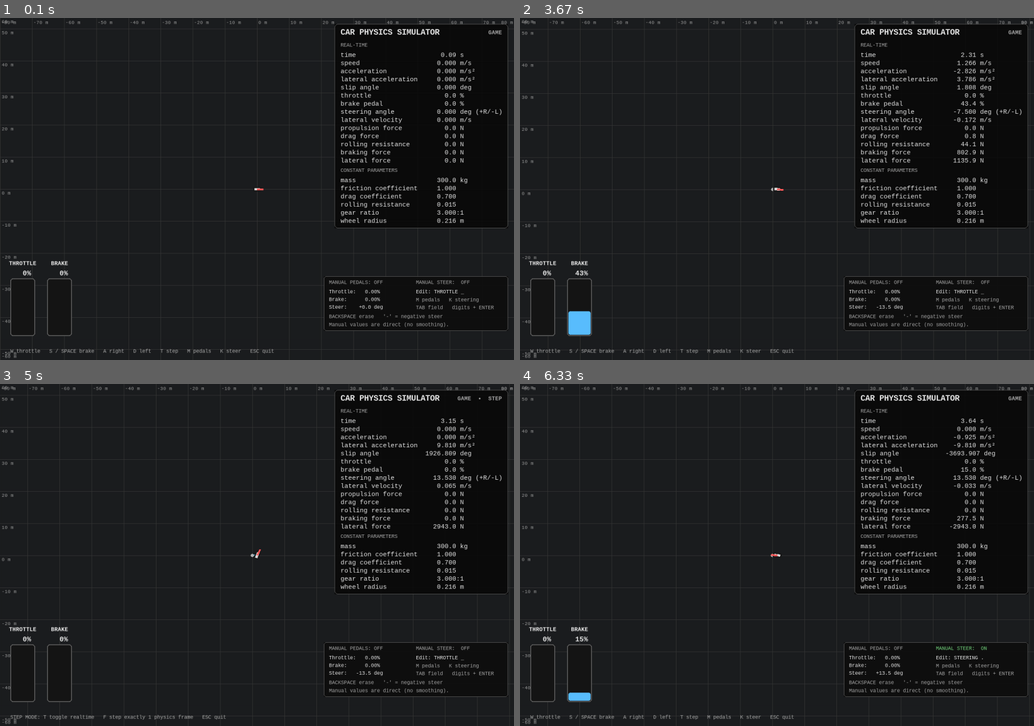
Above: before the commit, frames 1-4 (two rows, left to right).
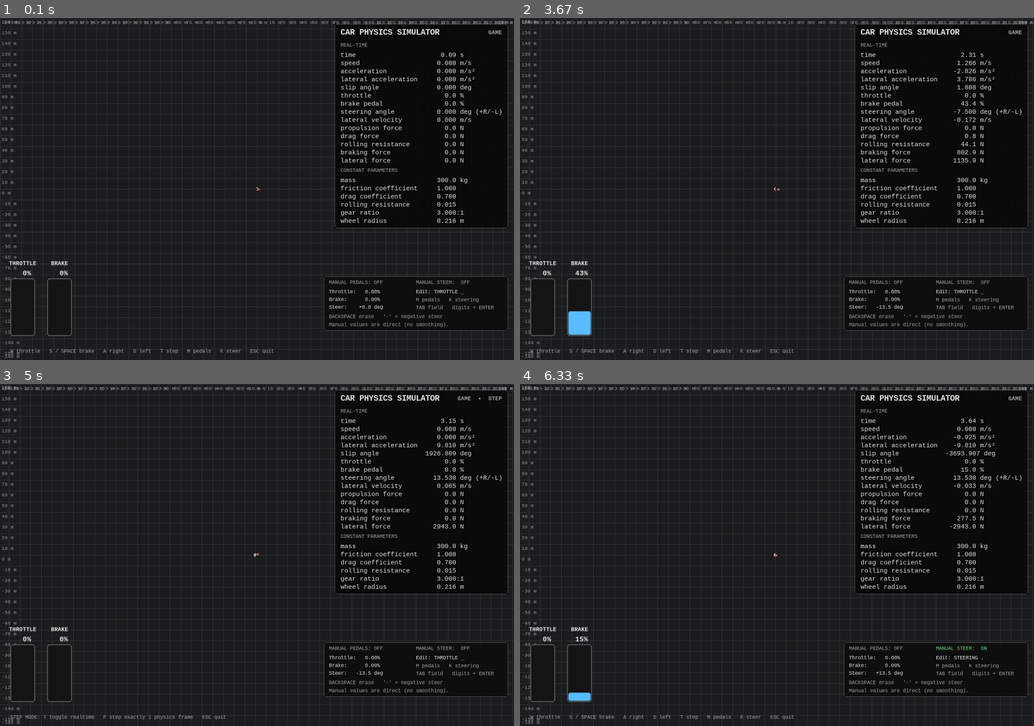
Above: after the commit, the same moments.

Repository: ICEHUB-ME/carsim
Game: pygame game, started from main.py game
Same seed, same stepped clock (60 frames per second), same inputs: the game is played once before the commit and once after it.
Inputs:
- Up to frame 1 (0.1 s): no input
- Up to frame 2 (3.67 s): hold D 0.33-0.8 s; hold W 0.88-1.18 s; hold D 1.22-1.68 s; hold A 1.72-2.25 s; tap T at 1.87, 3.2 s; hold S 2.28-2.58 s; tap K at 2.43, 3.6 s; hold A 2.62-3.02 s; hold W 3.05-3.42 s; hold S from 3.45 s (still down)
- Up to frame 3 (5 s): release S at 3.82 s; hold A 3.85-4.32 s; tap . at 4 s; hold D 4.35-4.82 s; tap T at 4.5 s; hold W from 4.85 s (still down)
- Up to frame 4 (6.33 s): tap K at 5 s; release W at 5.15 s; hold D 5.18-5.65 s; tap . at 5.33 s; hold A 5.68-6.22 s; tap T at 5.83 s; hold S from 6.25 s (still down)

The runs differ from the first frame. In frame 1, 0.8% of the frame differs, in the area x 0-100%, y 0-100%; in frame 2, 0.9%; in frame 3, 0.9%; in frame 4, 0.9%.

Commit message:
hiragana_i.csv

Diff:
--- a/config.py
+++ b/config.py
@@ -71,7 +71,7 @@
     steering_rate_deg: float = 90.0
     path_max_points: int = 20_000
     physics_accumulator_limit: float = 0.25
-    pixels_per_meter: float = 7.5
+    pixels_per_meter: float = 2.5
     grid_spacing_m: float = 10.0
 
     @property
--- a/generate_csv.py
+++ b/generate_csv.py
@@ -318,6 +318,15 @@
             )
         )
 
+    def at_before_finish(self, values, distance_m):
+        """Sample a route value without wrapping into the next lap."""
+        bounded_distance = np.clip(
+            distance_m,
+            self.distance_samples_m[0],
+            self.distance_samples_m[-1],
+        )
+        return float(np.interp(bounded_distance, self.distance_samples_m, values))
+
 # ============================================================================
 # Speed plan
 # ============================================================================
@@ -337,23 +346,40 @@
     return (_prop(1.0, v) - _drag(v) - _roll(v)) / MASS
 
 
-def plan_speed(path: TrackPath):
+def plan_speed(path: TrackPath, *, final_lap=False):
     k = np.maximum(path.kappa_eff, 1e-6)
     v_steer = STEER_USE * math.radians(MAX_STEER_DEG) / k
     v_grip = np.sqrt(A_LAT_MAX / k)
     v = np.minimum(np.minimum(v_steer, v_grip), V_TOP)
     n, ds = path.point_count, path.spacing_m
 
+    if final_lap:
+        # The finish is an open endpoint: the next lap's corner must not cause
+        # braking before the car crosses the finish line.
+        v[-1] = V_TOP
+
     for _ in range(3):
-        for i in range(2 * n - 1, -1, -1):          # braking (backward)
-            a, b = i % n, (i + 1) % n
+        backward_indices = range(n - 2, -1, -1) if final_lap else range(2 * n - 1, -1, -1)
+        for i in backward_indices:                   # braking (backward)
+            a, b = (i, i + 1) if final_lap else (i % n, (i + 1) % n)
             v[a] = min(v[a], math.sqrt(v[b] ** 2 + 2.0 * A_BRAKE_PLAN * ds))
-        for i in range(2 * n):                       # acceleration (forward)
-            a, b = i % n, (i + 1) % n
+        forward_indices = range(n - 1) if final_lap else range(2 * n)
+        for i in forward_indices:                    # acceleration (forward)
+            a, b = (i, i + 1) if final_lap else (i % n, (i + 1) % n)
             acc = max(0.05, A_ACCEL_SCALE * accel_full_throttle(v[a]))
             v[b] = min(v[b], math.sqrt(v[a] ** 2 + 2.0 * acc * ds))
-    dvds = (np.roll(v, -1) - np.roll(v, 1)) / (2.0 * ds)
+    if final_lap:
+        dvds = np.gradient(v, ds, edge_order=1)
+    else:
+        dvds = (np.roll(v, -1) - np.roll(v, 1)) / (2.0 * ds)
     return v, dvds
+
+
+def sample_route_value(path, values, distance_m, *, final_lap):
+    """Sample a plan cyclically, or clamp it at the final finish line."""
+    if final_lap:
+        return path.at_before_finish(values, distance_m)
+    return path.at(values, distance_m)
 
 
 def standing_start_table(ds, length):
@@ -404,6 +430,7 @@
 # ============================================================================
 def generate_controls(path: TrackPath):
     v_plan, dvds = plan_speed(path)
+    final_v_plan, final_dvds = plan_speed(path, final_lap=True)
     s_tab, v_tab = standing_start_table(1.0, path.length * 1.5)
     total_dist = NUM_LAPS * path.length
 
@@ -478,12 +505,18 @@
         if s_tot >= total_dist:
             break
 
+        final_lap = s_tot >= (NUM_LAPS - 1) * path.length
+        active_v_plan = final_v_plan if final_lap else v_plan
+        active_dvds = final_dvds if final_lap else dvds
+
         # ---- steering: curvature feed-forward with preview + feedback ----
         # At steady state, steering angle sets yaw rate in this lateral model.
         # slip -> 0 gives vy = steer*v and yaw rate = steer, so steer = k*v.
         t_lead = max(v, 0.0) * tau_lat + STEER_LEAD_EXTRA
         s_la = s_m + max(v, 0.0) * t_lead
-        k_ff = 0.0 if startup_mode else path.at(path.kappa, s_la)
+        k_ff = 0.0 if startup_mode else sample_route_value(
+            path, path.kappa, s_la, final_lap=final_lap
+        )
         delta_ff = k_ff * v                                      # rad
         gain = min(1.0, v / 4.0)
         k2 = wn * wn / max(v, 5.0)
@@ -508,15 +541,24 @@
                 - float(np.interp(lower_s, s_tab, v_tab))
             ) / max(upper_s - lower_s, 1e-6)
         else:
-            v_ref = path.at(v_plan, s_ref)
-            dv_ds = path.at(dvds, s_ref)
+            v_ref = sample_route_value(
+                path, active_v_plan, s_ref, final_lap=final_lap
+            )
+            dv_ds = sample_route_value(
+                path, active_dvds, s_ref, final_lap=final_lap
+            )
             v_ref = min(v_ref, float(np.interp(s_tot, s_tab, v_tab)) + 1.5)
         a_des = v * dv_ds + 1.5 * (v_ref - v)
         a_des = max(-6.0, min(4.0, a_des))
         f_res = _drag(v) + _roll(v)
         f_net = MASS * a_des + f_res
 
-        kap_now = 0.0 if startup_mode else path.at(path.kappa_eff, s_m + 5.0)
+        kap_now = (
+            0.0 if startup_mode
+            else sample_route_value(
+                path, path.kappa_eff, s_m + 5.0, final_lap=final_lap
+            )
+        )
         cap = float(np.interp(kap_now, THR_K, THR_CAP))
         floor = float(np.interp(kap_now, THR_K, THR_FLOOR))
 
--- a/my_track.csv
+++ b/my_track.csv
@@ -1,13 +1,5 @@
 track_x,track_y
 0,0
-50,50
-100,50
-150,100
-200,0
-100,-50
-50,0
-0,-100
--50,-200
--200,100
-100,200
--50,50
+100,100
+0,200
+-100,100
Not shown, changed: game_simulation_output.csv
Not shown, changed: generate_natural_3laps.csv
Not shown, added: hiragana_i.csv
Not shown, changed: simulation_output.csv
